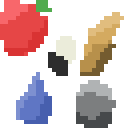
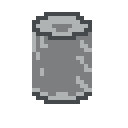
Layer changes from the first 128 × 128 image to the second:
showed "Can", painted on it over [32, 12, 92, 104]
hid "Palette" over [0, 0, 124, 128]
hid "BG" over [0, 0, 124, 128]
